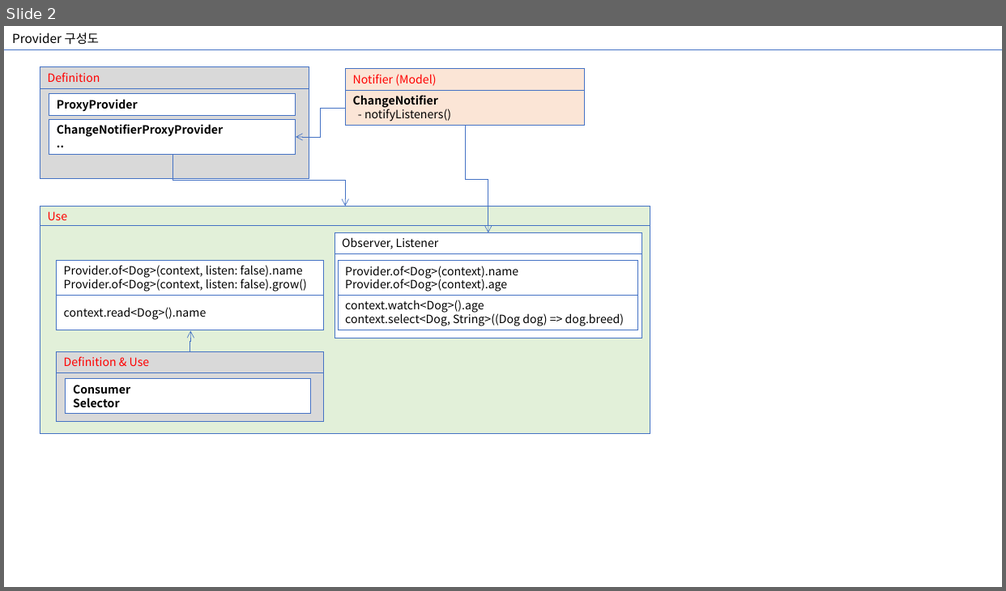
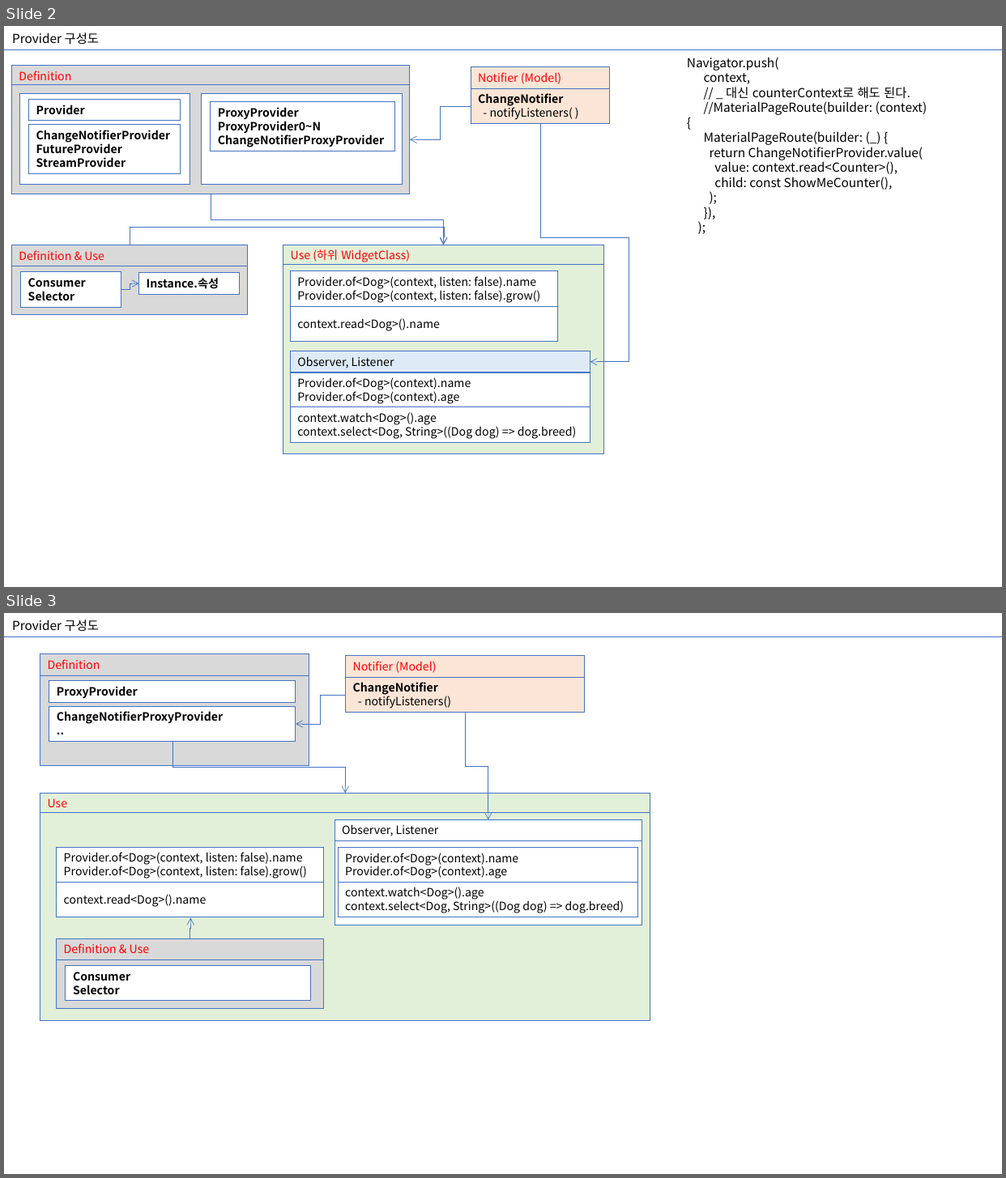
Before and after one commit to farmerkyh/flutter_pattern, a slide deck: README_Provider 통합.pptx. Shown one above the other, each under a label of ours: slide 2 before the commit, slides 2 and 3 after it. The pictures are 1006x591 and 1006x1178 pixels, drawn with LibreOffice and Linux fonts; fonts in the diff are those of the drawing. Boxes give left, top, right and bottom in pixels: in the first picture for what was removed or moved away, otherwise in the second. Text is boxed around its words. In the diff, an @@ line names an element or a change of style, - is before the commit and + after.

```diff
--- a/README_Provider 통합.pptx
+++ b/README_Provider 통합.pptx
@@ slide 2 added at <box>4,26,1002,587</box>, background #FFFFFF @@
@@ text added at <box>12,32,99,45</box>, 12 pt, text #000000 @@
+Provider 구성도
@@ line added from (4, 50) to (1002, 50), #4472C4 0.5 pt @@
@@ rectangle added at <box>471,67,610,89</box>, fill #FBE5D6, outline #4472C4 0.75 pt, 11 pt, text #FF0000 @@
+Notifier (Model)
@@ text added at <box>687,57,927,190</box>, 12 pt, text #000000 @@
+Navigator.push(
+context,
+// _ 대신 counterContext로 해도 된다.
+//MaterialPageRoute(builder: (context) {
+MaterialPageRoute(builder: (_) {
+return ChangeNotifierProvider.value(
+value: context.read<Counter>(),
+child: const ShowMeCounter(),
+);
+}),
+);
@@ rectangle added at <box>471,88,610,123</box>, fill #FBE5D6, outline #4472C4 0.75 pt, 11 pt, text #000000 @@
+ChangeNotifier
+- notifyListeners( )
@@ group added at <box>11,66,410,194</box>: 7 rectangles @@
+Definition
+Provider
+ChangeNotifierProvider
+FutureProvider
+StreamProvider
+ProxyProvider
+ProxyProvider0~N
+ChangeNotifierProxyProvider
@@ elbow arrow added from (471, 106) to (410, 139), #4472C4 0.5 pt @@
@@ elbow arrow added from (540, 124) to (590, 362), #4472C4 0.5 pt @@
@@ elbow arrow added from (211, 194) to (444, 246), #4472C4 0.5 pt @@
@@ elbow arrow added from (130, 246) to (444, 245), #4472C4 0.5 pt @@
@@ elbow arrow added from (121, 289) to (138, 284), #4472C4 0.5 pt @@
@@ group added at <box>11,246,247,314</box>: 4 rectangles @@
+Definition & Use
+Consumer
+Selector
+Instance.속성
@@ group added at <box>283,246,603,454</box>: 7 rectangles @@
+Use (하위 WidgetClass)
+context.read<Dog>().name
+Provider.of<Dog>(context, listen: false).name
+Provider.of<Dog>(context, listen: false).grow()
+Provider.of<Dog>(context).name
+Provider.of<Dog>(context).age
+context.watch<Dog>().age
+context.select<Dog, String>((Dog dog) => dog.breed)
+Observer, Listener
@@ what was slide 2 is now slide 3 @@
```
Also in this commit, not shown: 1 slide changed, 23 other files.
